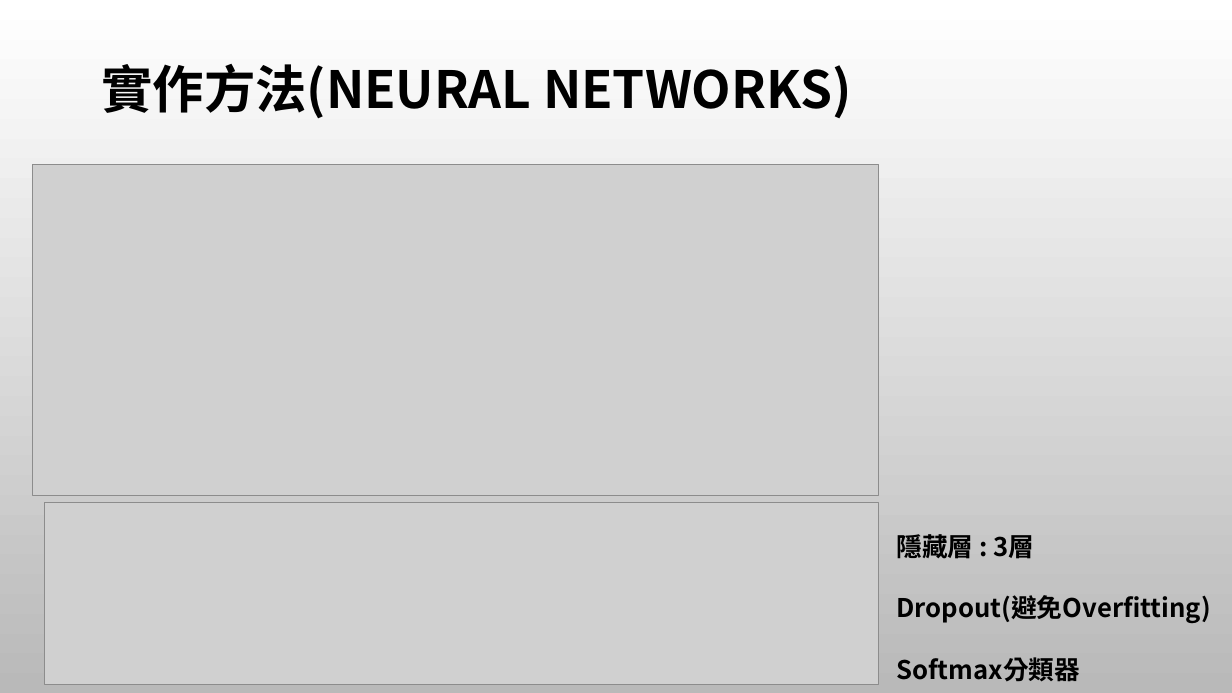
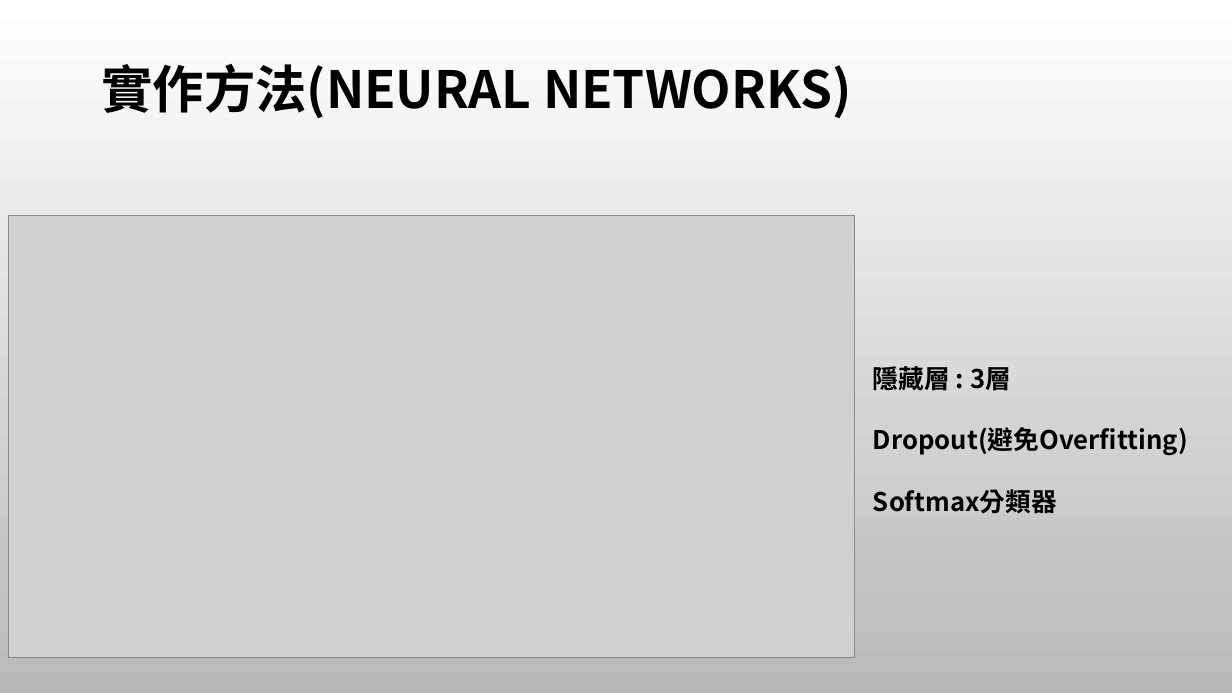
Before and after one commit to tping812/108-NN-homework2, a slide deck: slide 3 of M10715079/KDD期末報告-Sidekick Power.pptx. Drawn at 1232x693 pixels with LibreOffice and Linux fonts; fonts in the diff are those of the drawing; grey boxes stand for pictures; background and template pictures are left out. Boxes give left, top, right and bottom in pixels: in the first picture for what was removed or moved away, otherwise in the second. Text is boxed around its words. In the diff, an @@ line names an element or a change of style, - is before the commit and + after.

```diff
--- a/M10715079/KDD期末報告-Sidekick Power.pptx
+++ b/M10715079/KDD期末報告-Sidekick Power.pptx
@@ picture: place and size @@
-picture at box(32, 165, 879, 495)
+picture at box(8, 215, 855, 658)
@@ text "隱藏層 : 3層": place and size @@
-text "隱藏層 : 3層" at box(896, 529, 1211, 682)
+text "隱藏層 : 3層" at box(873, 361, 1188, 514)
@@ picture removed at box(44, 503, 879, 685) @@
```
Also in this commit, not shown: 3 other slides changed, 2 slides added.
